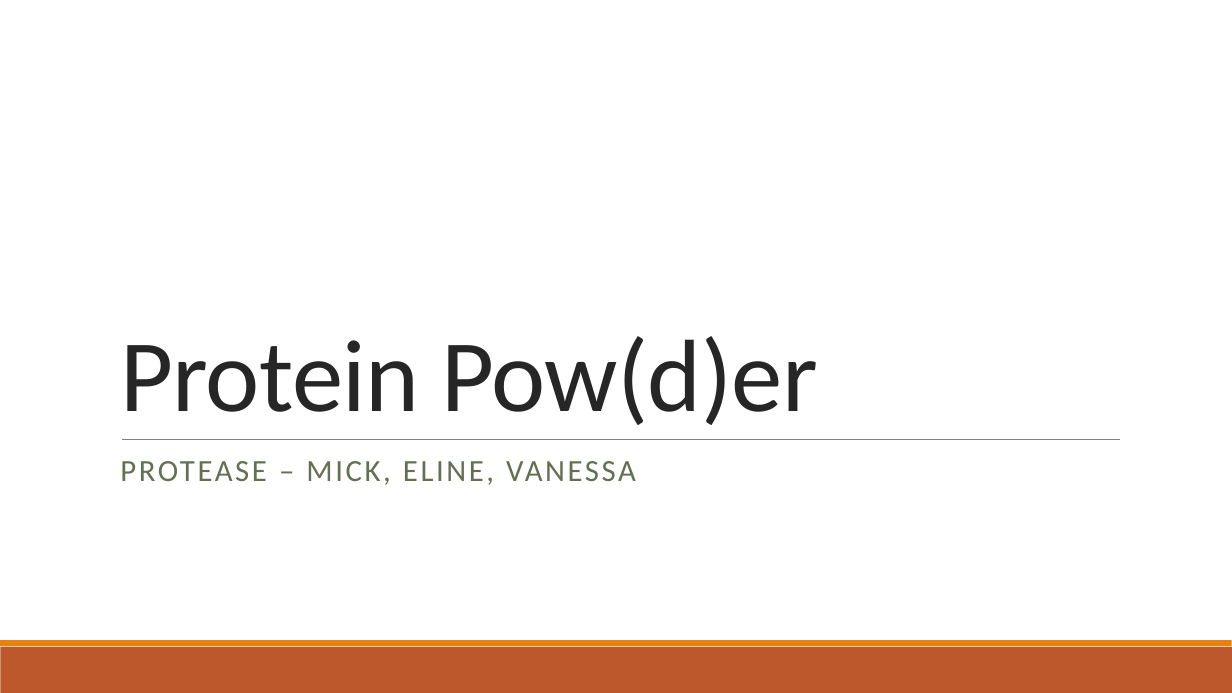
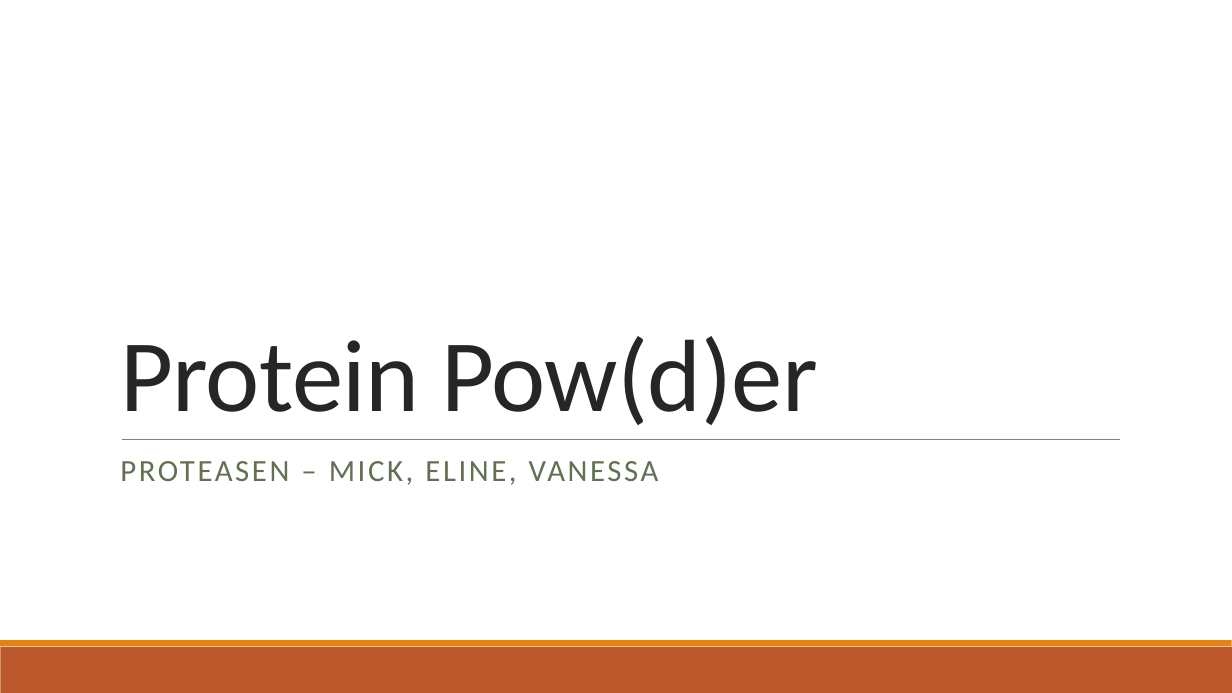
Before and after one commit to LunarLite/Proteasen, a slide deck: slide 1 of Presentations/Proteasen - week 1.pptx. Drawn at 1232x693 pixels with LibreOffice and Linux fonts; fonts in the diff are those of the drawing. Boxes give left, top, right and bottom in pixels: in the first picture for what was removed or moved away, otherwise in the second. Text is boxed around its words. In the diff, an @@ line names an element or a change of style, - is before the commit and + after.

Commit message:
PowerPoint typo fix

```diff
--- a/Presentations/Proteasen - week 1.pptx
+++ b/Presentations/Proteasen - week 1.pptx
@@ subtitle at (x1=120, y1=461, x2=659, y2=485): text changed @@
-PROTEASE – MICK, ELINE, VANESSA
+PROTEASEN – MICK, ELINE, VANESSA
```
